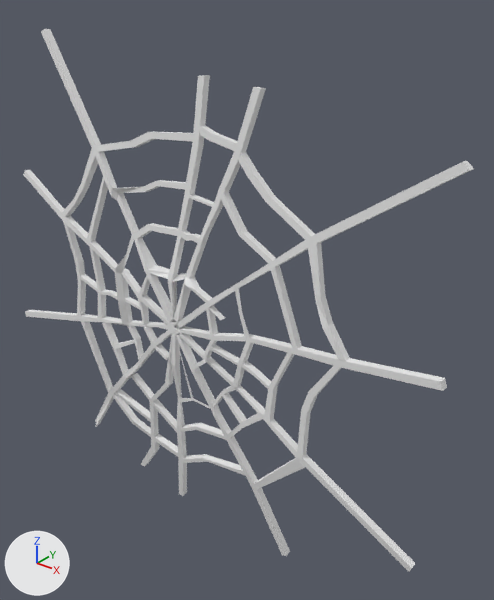
What one commit did to the Blender file Project/design/Assets/SpiderNet/net.blend.
Camera for both pictures: a 50 mm lens placed at (10.93, -8.88, 5.63), pointed at (4.2, -0.47, 0.42). Every picture has the same lights, and +X, +Y and +Z are marked at lower left.
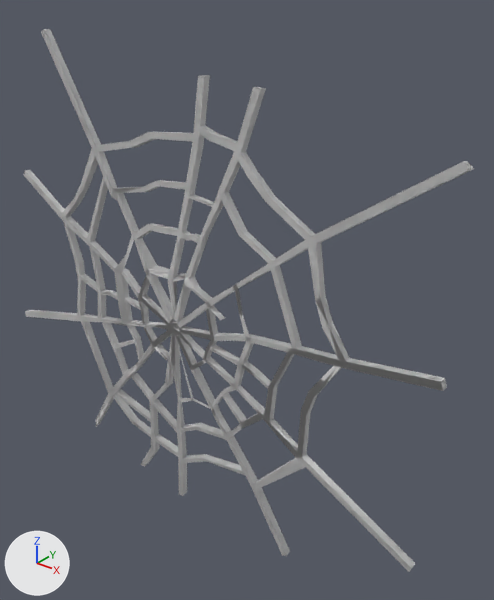
The newer file is also rescaled (x82.64), turned or shifted as a whole; pictures and numbers use the older file's frame.

What differs and where, as boxes (x1, y1, x2, y2) in the pictures (494 x 600 px):
part 1 of me_cube, added: after (25, 221, 180, 392)
part 2 of me_cube, added: after (179, 333, 415, 572)
part 3 of me_cube, added: after (178, 152, 474, 361)
part 4 of me_cube, added: after (172, 87, 266, 322)
part 5 of me_cube, built on: before (165, 335, 172, 382); after (23, 29, 447, 556)

Diff of the bpy script that builds the scene:
```diff
--- a/Project/design/Assets/SpiderNet/net.blend.py
+++ b/Project/design/Assets/SpiderNet/net.blend.py
@@ me_cube @@
 # used by ob_cube; location = (-0.07, -1.5, 0.1); scale = (1.0, 0.118, 1.0)
-me_cube.from_pydata(...)  # 909 vertices, 835 faces, 6 loose edges; spans x -1.53..8.33, y -1.31..4.81, z -4.36..4.57
+me_cube.from_pydata(...)  # 1818 vertices, 1760 faces; spans x -1.53..8.33, y -1.31..4.81, z -4.36..4.57
+# me_cube part 1: a new loose piece of 96 vertices spanning x -1.53..3.76, y -1.07..3.36, z -2.36..1.24, in mat_material (its picture is missing)
+# me_cube part 2: a new loose piece of 80 vertices spanning x 3.72..8.18, y -1.07..2.64, z -2.86..0.41, in mat_material (its picture is missing)
+# me_cube part 3: a new loose piece of 72 vertices spanning x 3.7..8.19, y -1.07..2.9, z 0.05..3.54, in mat_material (its picture is missing)
+# me_cube part 4: a new loose piece of 60 vertices spanning x 3.6..5.11, y -1.31..3.38, z 0.16..4.06, in mat_material (its picture is missing)
+# me_cube part 5: 1 vertex moved within x 3.55, y -1.07, z -0.09; 601 vertices added at x -0.79..8.33, y -1.31..4.81, z -4.36..4.57
 me_cube.materials.append(mat_material)
```
